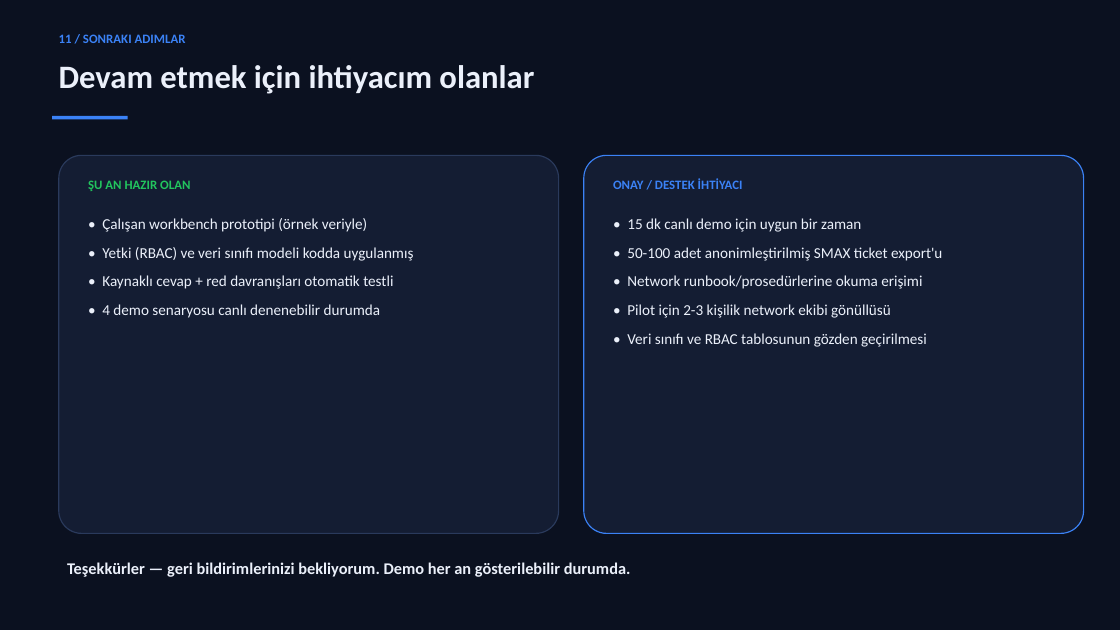
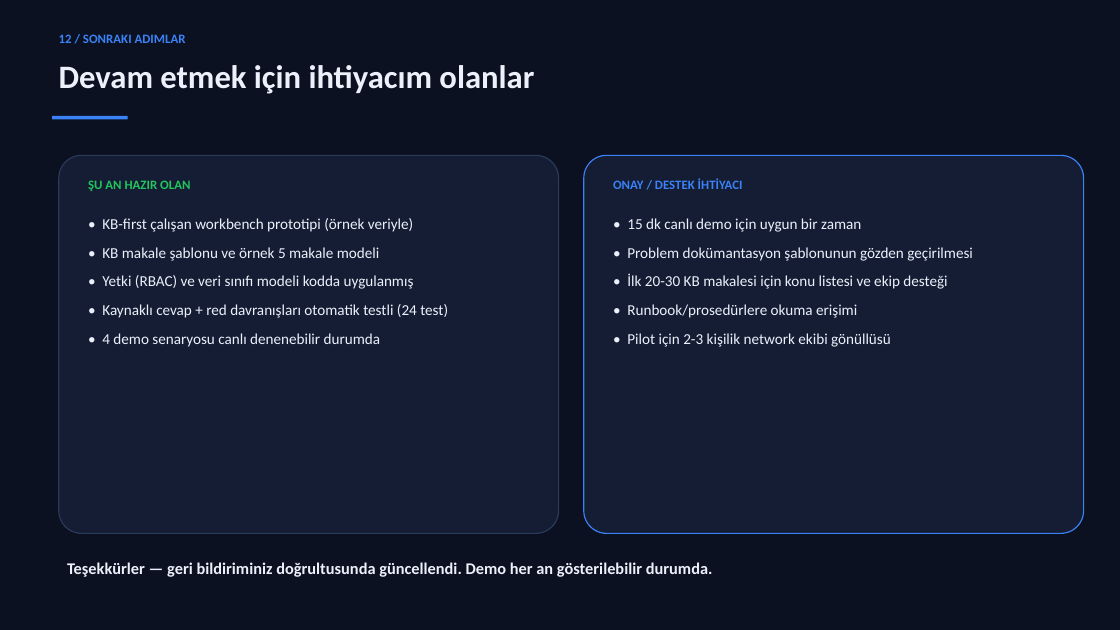
Before and after one commit to Emirdumn/vmind-orchestration, a slide deck: slide 13 of outputs/VMind-Agentic-Operations-Hub-Sunum.pptx (slide 12 before the commit). Drawn at 1120x630 pixels with LibreOffice and Linux fonts; fonts in the diff are those of the drawing. Boxes give left, top, right and bottom in pixels: in the first picture for what was removed or moved away, otherwise in the second. Text is boxed around its words. In the diff, an @@ line names an element or a change of style, - is before the commit and + after.

```diff
--- a/outputs/VMind-Agentic-Operations-Hub-Sunum.pptx
+++ b/outputs/VMind-Agentic-Operations-Hub-Sunum.pptx
@@ text at [102, 218, 413, 261]: text changed @@
-• Çalışan workbench prototipi (örnek veriyle)
+• KB-first çalışan workbench prototipi (örnek veriyle)
+• KB makale şablonu ve örnek 5 makale modeli
@@ text at [627, 247, 973, 318]: text changed @@
-• 50-100 adet anonimleştirilmiş SMAX ticket export'u
-• Network runbook/prosedürlerine okuma erişimi
+• Problem dokümantasyon şablonunun gözden geçirilmesi
+• İlk 20-30 KB makalesi için konu listesi ve ekip desteği
+• Runbook/prosedürlere okuma erişimi
@@ text at [102, 304, 448, 318]: text changed @@
-• Kaynaklı cevap + red davranışları otomatik testli
+• Kaynaklı cevap + red davranışları otomatik testli (24 test)
@@ text at [627, 333, 927, 347]: paragraph removed @@
-• Veri sınıfı ve RBAC tablosunun gözden geçirilmesi
@@ text at [67, 562, 713, 577]: text changed @@
-Teşekkürler — geri bildirimlerinizi bekliyorum. Demo her an gösterilebilir durumda.
+Teşekkürler — geri bildiriminiz doğrultusunda güncellendi. Demo her an gösterilebilir durumda.
```
Also in this commit, not shown: 10 other slides changed, 2 slides added, 1 slide removed, 30 other files.
